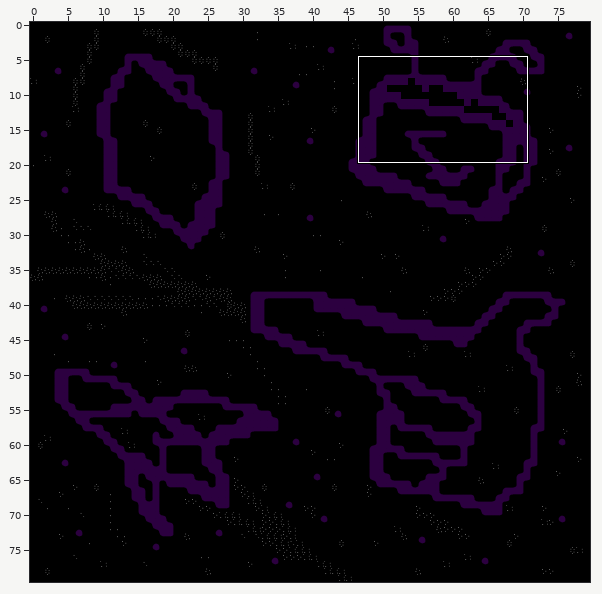
Tiled map -- assets/SpaceNavMapa.tmx. Above: a wide view before the commit, with the close-up outlined.
Close-up. As it was:
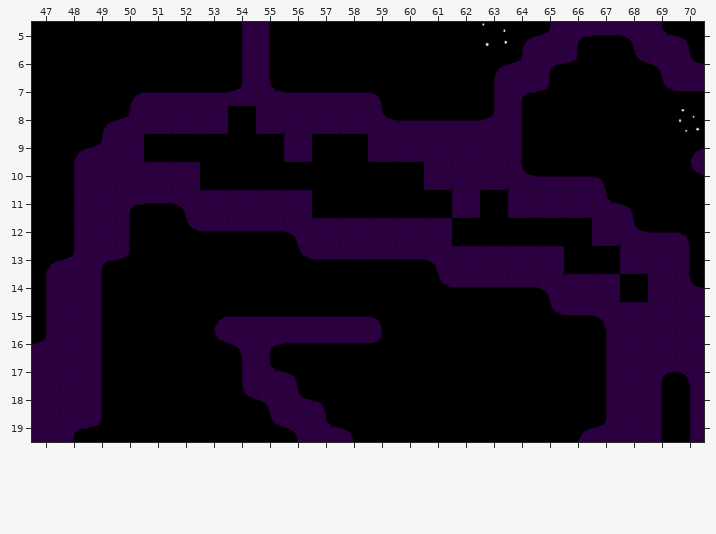
Cells are 32x32 px. Shown: x 47..70, y 5..19. The commit also changed other parts of the map, which this record leaves out.
Once edited:
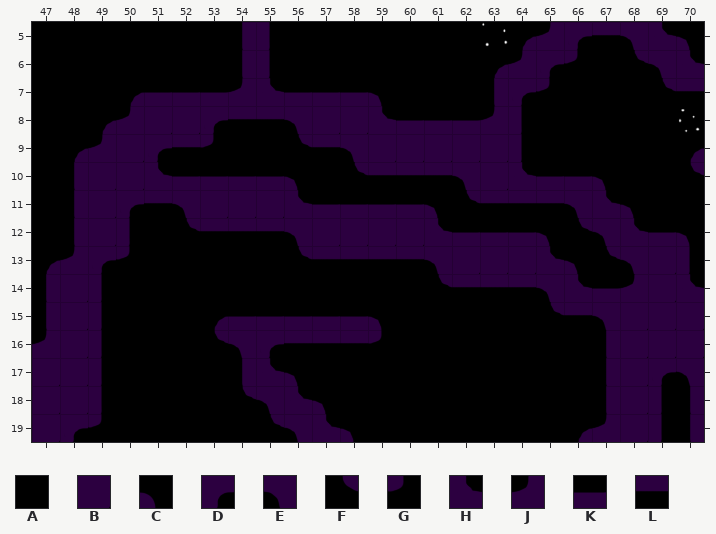
Key: from "SpaceFondoMaterial": A 0, B 1, C 5, D 6, E 7, F 8, G 9, H 10, J 11, K 12, L 17.
_ is an empty cell, . an unchanged one.
Edits made:
--- layer "Capa de patrones 1"
@@ x 51..68 @@
- 8 ..BABB............
- 9 AAA..BAA..........
-10 BBAAAA.AAABB......
-11 .....BAAAAABABBB..
-12 ..........BAAAAAB.
-13 ..............BAAB
-14 ...............BBA
+ 8 ..DLLE............
+ 9 DLG..FLE..........
+10 HKKKKC.FLLLE......
+11 .....HKKKKCFLLLE..
+12 ..........HKKKCFE.
+13 ..............HCFE
+14 ...............HKJ
